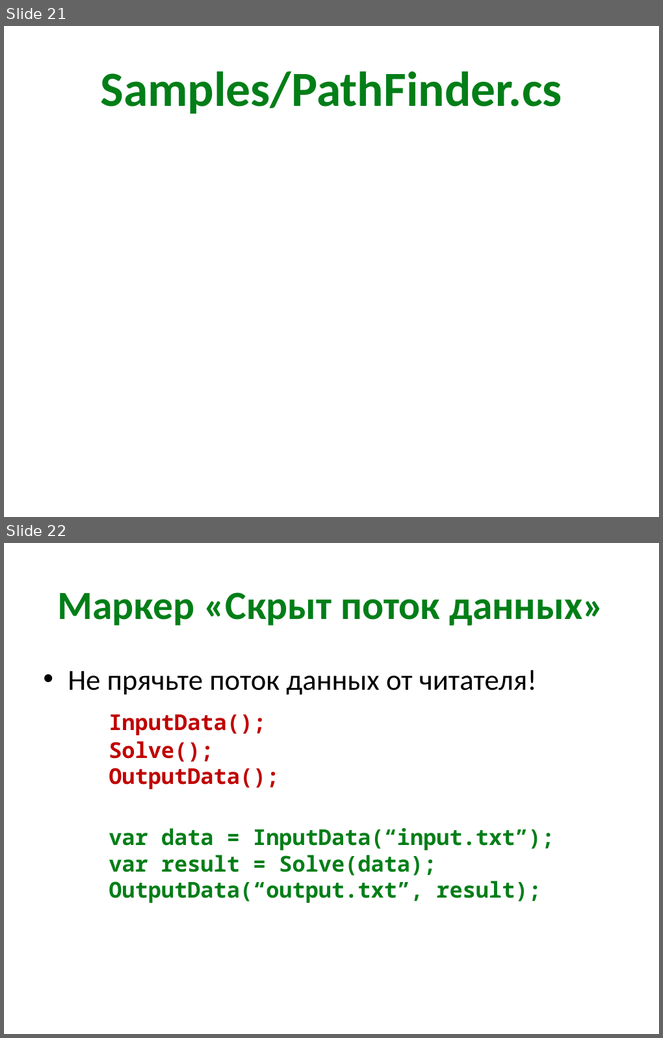
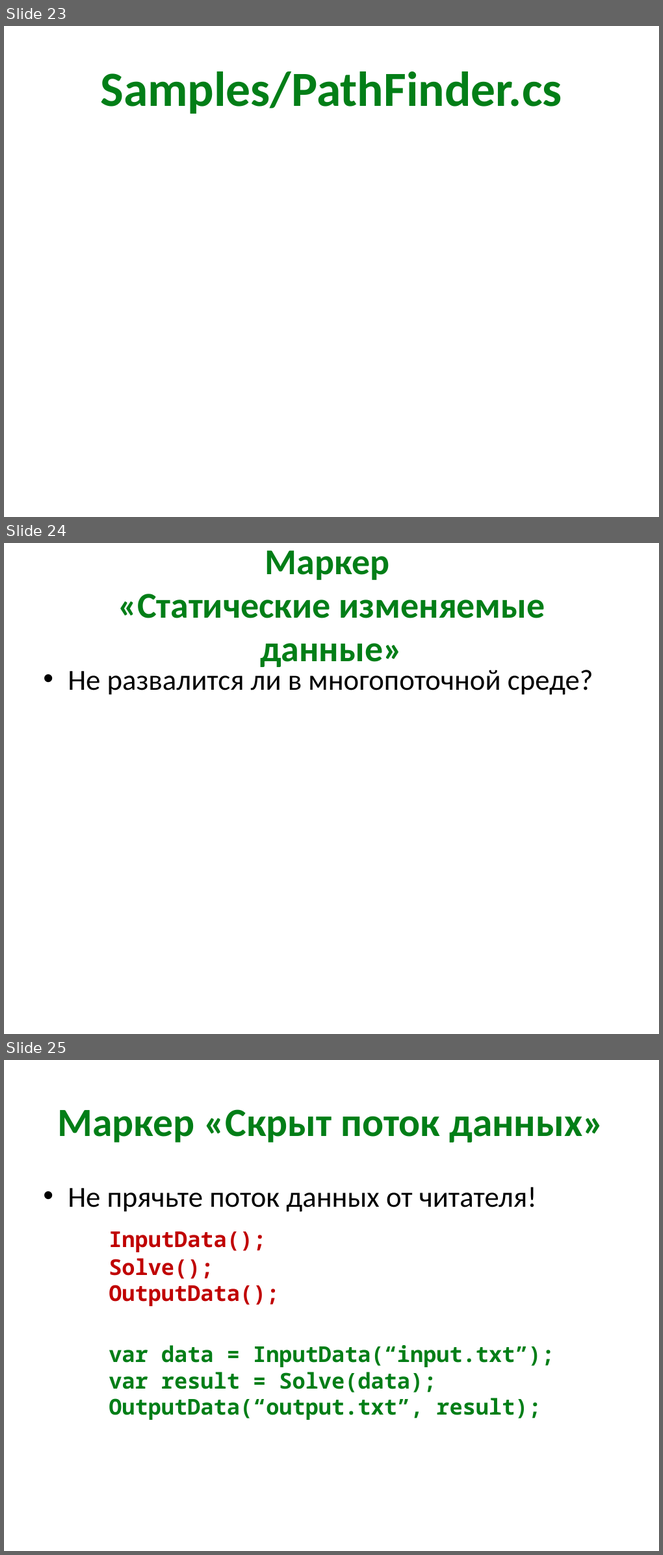
Before and after one commit to kontur-courses/clean-code, a slide deck: CleanCode.pptx. Shown one above the other, each under a label of ours: slides 21 and 22 before the commit, slides 23, 24 and 25 after it. The pictures are 663x1038 and 663x1555 pixels, drawn with LibreOffice and Linux fonts; fonts in the diff are those of the drawing. Boxes give left, top, right and bottom in pixels: in the first picture for what was removed or moved away, otherwise in the second. Text is boxed around its words. In the diff, an @@ line names an element or a change of style, - is before the commit and + after.

```diff
--- a/CleanCode.pptx
+++ b/CleanCode.pptx
@@ slide 24 added at <box>4,543,659,1034</box>, background #FFFFFF @@
@@ title added at <box>118,550,545,667</box>, 40 pt, text #027E17, bold @@
+Маркер
+«Статические изменяемые данные»
@@ text added at <box>68,666,594,695</box>, 32 pt, text #000000 @@
+• Не развалится ли в многопоточной среде?
@@ what was slide 21 is now slide 23 @@
@@ what was slide 22 is now slide 25 @@
```
Also in this commit, not shown: 4 slides changed, 4 other slides added.
